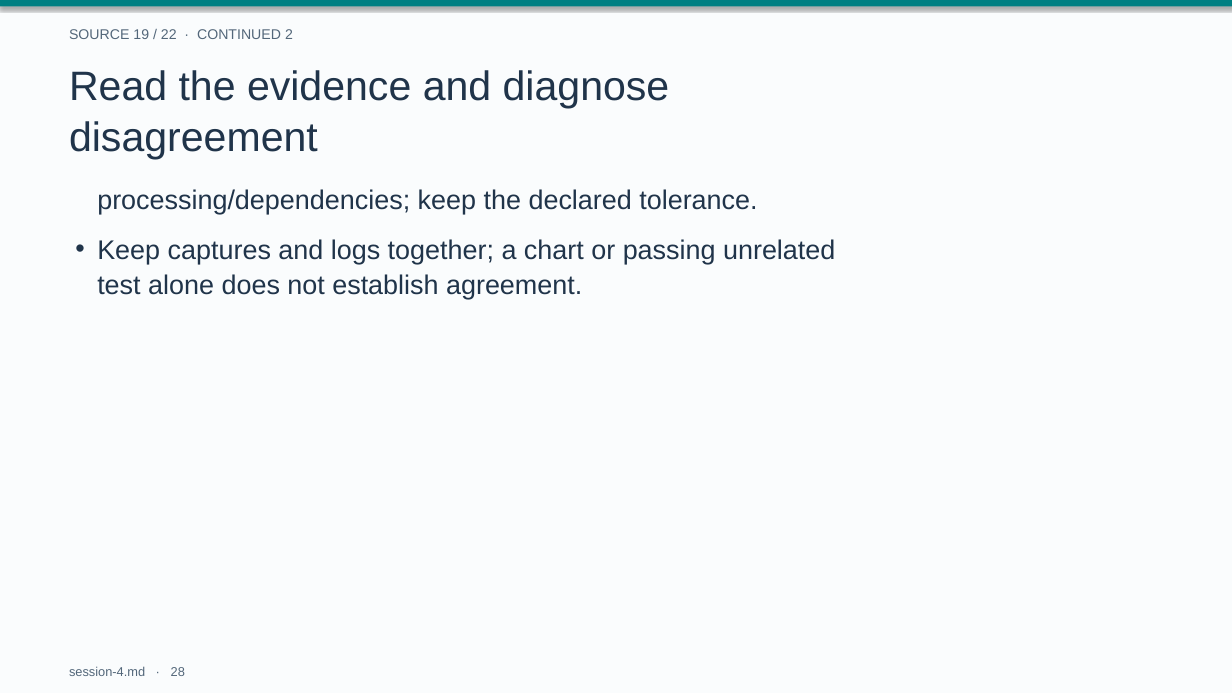
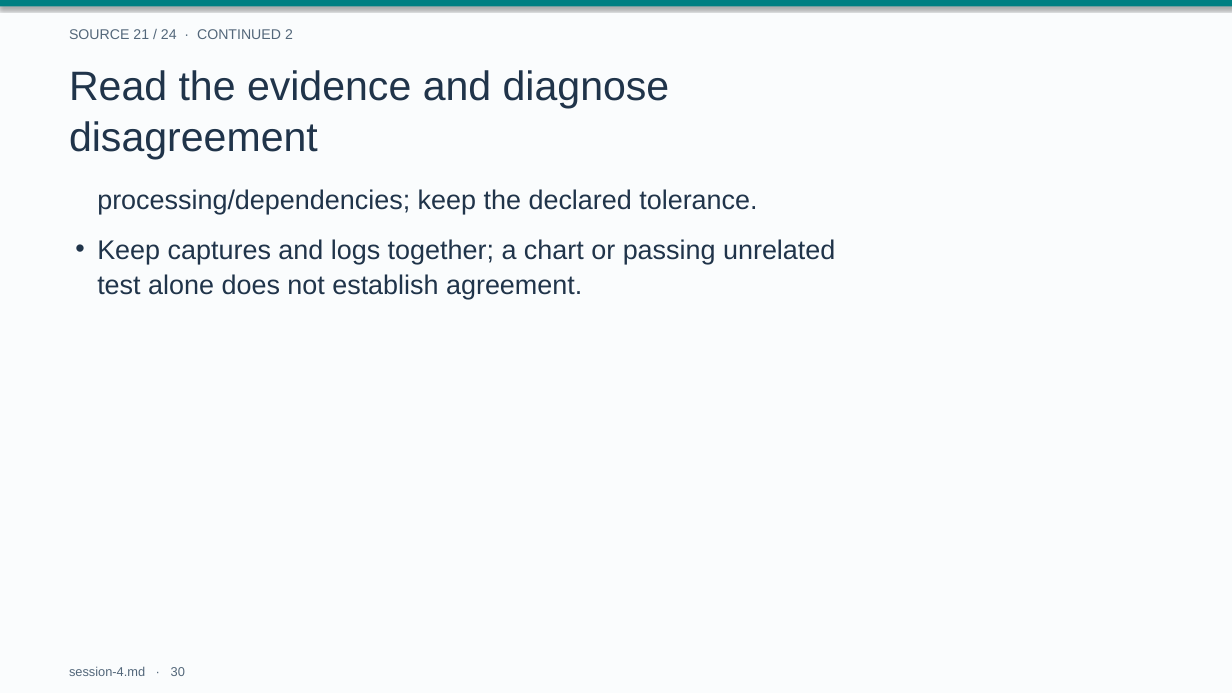
Before and after one commit to drweihungpan-lab/3R-teaching, a slide deck: slide 30 of materials/slides/session-4.pptx (slide 28 before the commit). Drawn at 1232x693 pixels with LibreOffice and Linux fonts; fonts in the diff are those of the drawing. Boxes give left, top, right and bottom in pixels: in the first picture for what was removed or moved away, otherwise in the second. Text is boxed around its words. In the diff, an @@ line names an element or a change of style, - is before the commit and + after.

```diff
--- a/materials/slides/session-4.pptx
+++ b/materials/slides/session-4.pptx
@@ text at (69, 29, 293, 39): text changed @@
-SOURCE 19 / 22 · CONTINUED 2
+SOURCE 21 / 24 · CONTINUED 2
@@ text at (69, 666, 185, 676): text changed @@
-session-4.md · 28
+session-4.md · 30
```
Also in this commit, not shown: 32 other slides changed, 2 slides added, 2 other files.
